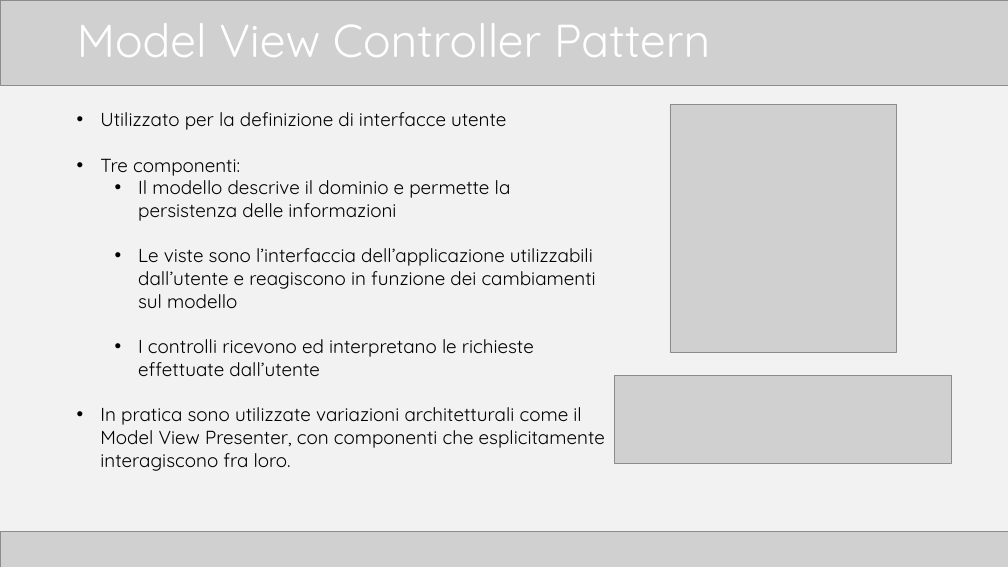
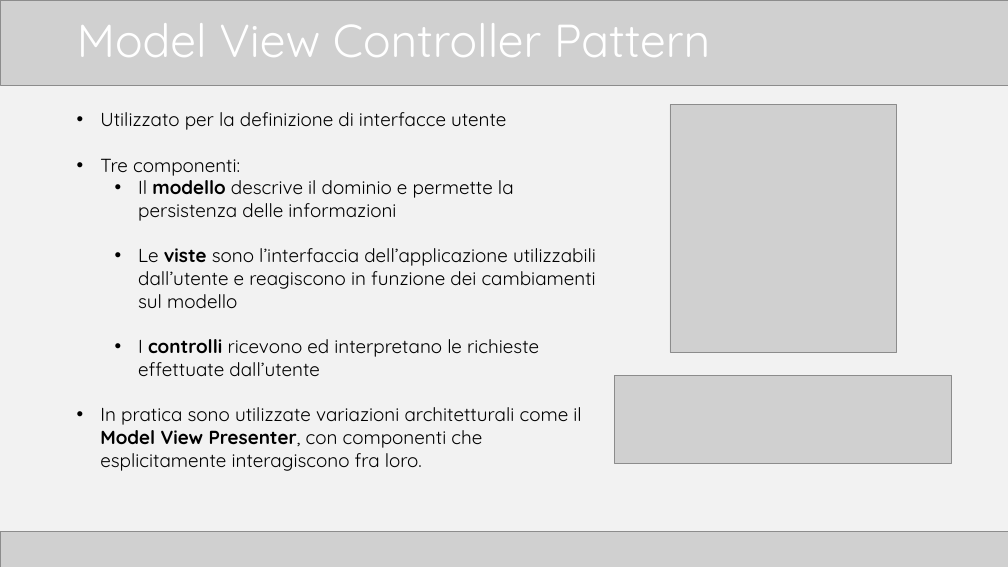
Before and after one commit to TTia/xblog-thesis, a slide deck: slide 3 of Presentazione.pptx. Drawn at 1008x567 pixels with LibreOffice and Linux fonts; fonts in the diff are those of the drawing; grey boxes stand for pictures. Boxes give left, top, right and bottom in pixels: in the first picture for what was removed or moved away, otherwise in the second. Text is boxed around its words. In the diff, an @@ line names an element or a change of style, - is before the commit and + after.

```diff
--- a/Presentazione.pptx
+++ b/Presentazione.pptx
@@ text at box(100, 175, 596, 471): bold on in "modello", "viste", "controlli", "Model View Presenter," @@
```
Also in this commit, not shown: 8 other slides changed, 4 other files.
